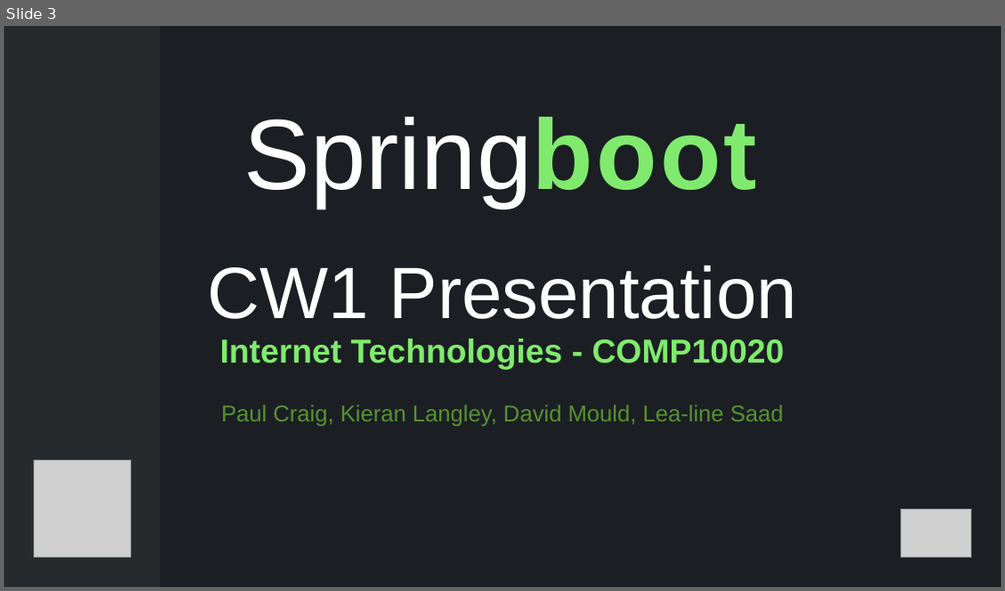
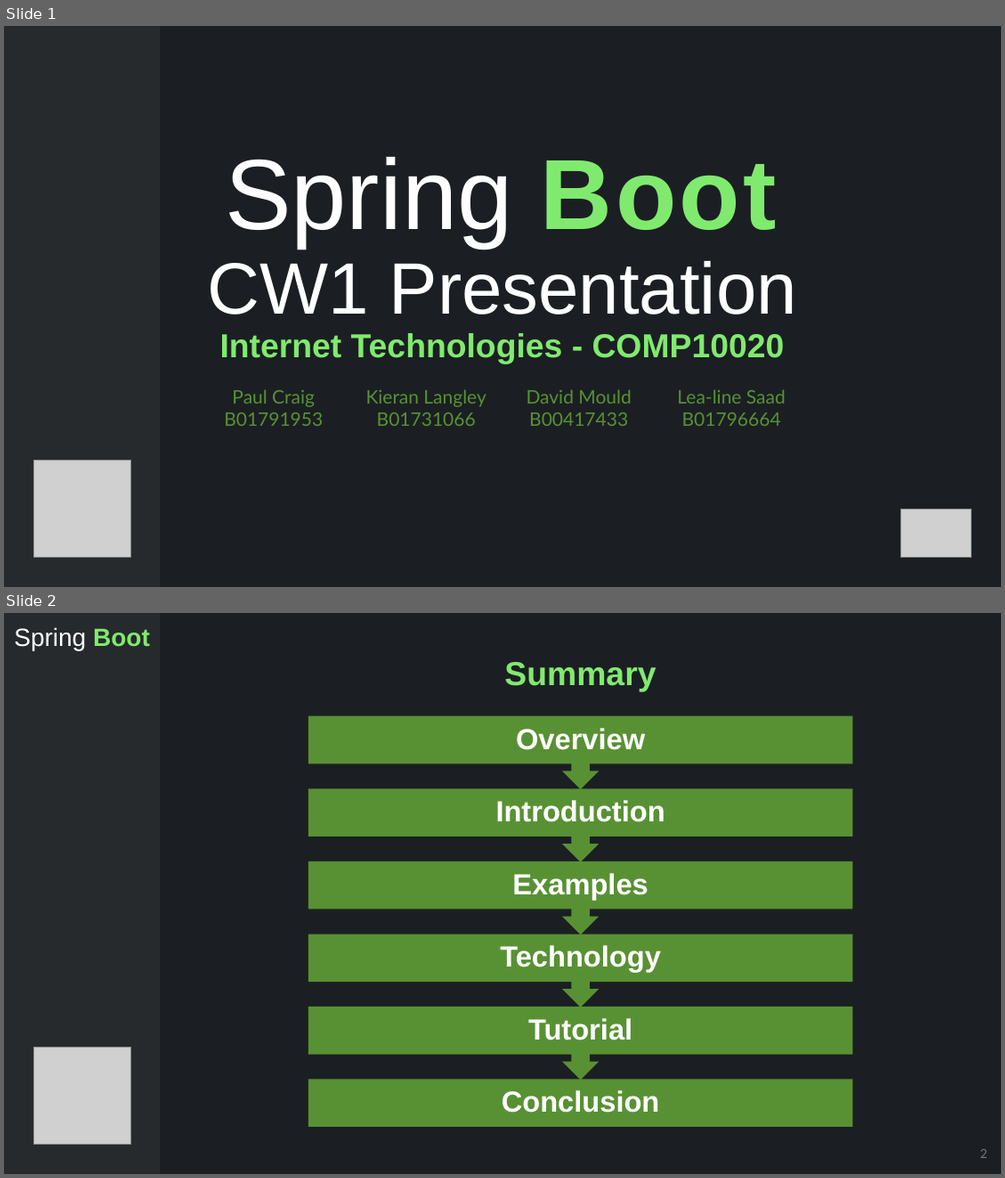
Before and after one commit to FEDavid/CW1_Internet_Technologies_COMP10020, a slide deck: Presentation.pptx. Shown one above the other, each under a label of ours: slide 3 before the commit, slides 1 and 2 after it. The pictures are 1005x591 and 1005x1178 pixels, drawn with LibreOffice and Linux fonts; fonts in the diff are those of the drawing; grey boxes stand for pictures. Boxes give left, top, right and bottom in pixels: in the first picture for what was removed or moved away, otherwise in the second. Text is boxed around its words. In the diff, an @@ line names an element or a change of style, - is before the commit and + after.

Commit message:
Added tutorial file

```diff
--- a/Presentation.pptx
+++ b/Presentation.pptx
@@ slide 2 added at bbox=[4, 613, 1001, 1174], background #1B1F23 @@
@@ rectangle added at bbox=[4, 613, 161, 1174], fill #262A2D @@
@@ text added at bbox=[14, 627, 150, 650], 24 pt, text #FFFFFF @@
+Spring Boot
@@ text added at bbox=[504, 662, 655, 692], 32 pt, text #80EA6E, bold @@
+Summary
@@ group added at bbox=[308, 716, 853, 1127]: 6 texts, 5 up arrow callouts, 1 rectangle @@
+Conclusion
+Tutorial
+Technology
+Examples
+Introduction
+Overview
@@ picture added at bbox=[33, 1047, 130, 1144] @@
@@ page number added at bbox=[980, 1149, 987, 1158], 12 pt, text #797979 @@
+2
@@ what was slide 3 is now slide 1 @@
@@ slide 1 changed as well @@
@@ title at bbox=[208, 157, 797, 364]: text changed; size 22 to 32 pt; text colour #589133 to #80EA6E; bold on @@
-Springboot
-d
-CW1 Presentation
-Internet Technologies - COMP10020
-Paul Craig, Kieran Langley, David Mould, Lea-line Saad
+Spring Boot
+CW1 Presentation
+Internet Technologies - COMP10020
@@ table added at bbox=[197, 386, 807, 431], 2 rows, 4 columns @@
+Paul Craig | Kieran Langley | David Mould | Lea-line Saad
+B01791953 | B01731066 | B00417433 | B01796664
```
Also in this commit, not shown: 14 other slides added, 4 slides removed, 9 other files.
